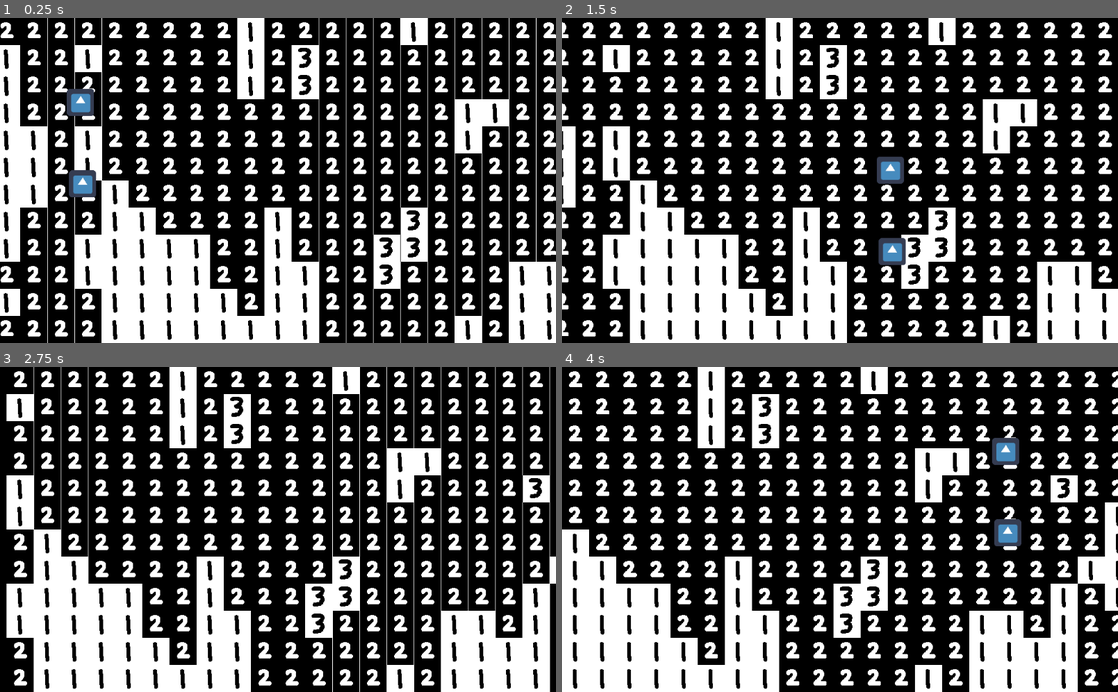
Above: before the commit, frames 1-4 (two rows, left to right).
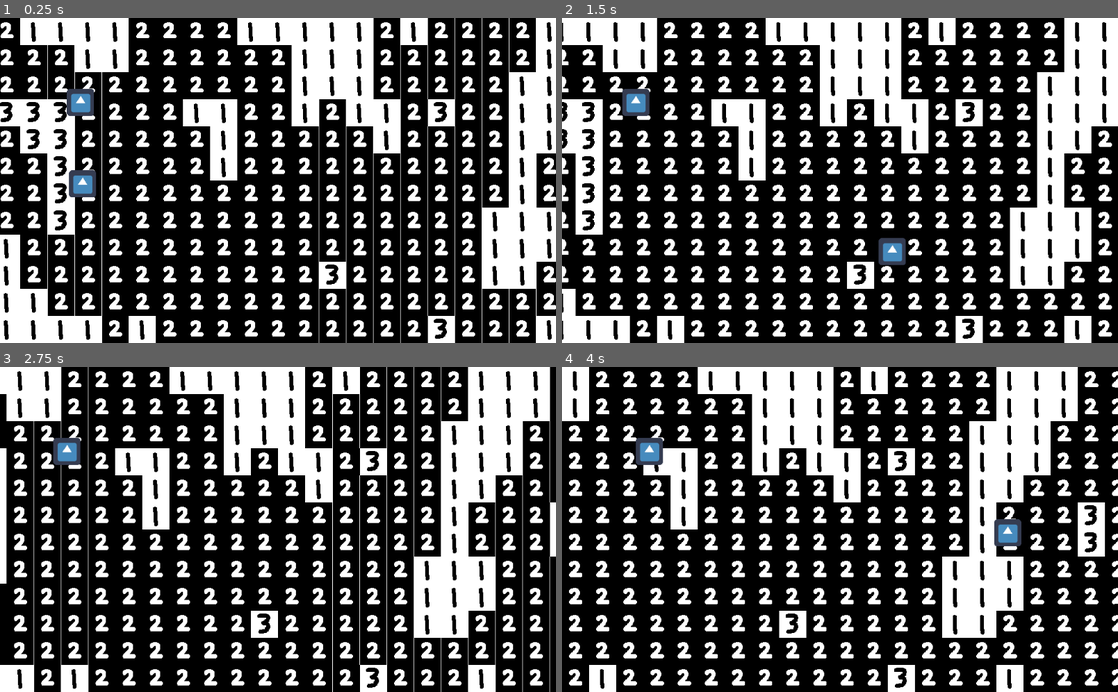
Above: after the commit, the same moments.

Repository: rchin157/gamejamNov2020
Game: Godot game, scene res://Level/Level.tscn
Two runs of this game, one before a commit and one after it. Both use one fixed random seed, a clock stepped at 60 frames per second and the inputs below. The project has no main scene, so this scene is started directly. The engine's default icon, where the game draws it, is replaced by a stand-in: a white triangle on a blue panel in a dark square.
Inputs:
- Up to frame 1 (0.25 s): no input
- Up to frame 2 (1.5 s): hold Right (ui_right) 0.53-1.28 s; hold Down (ui_down) from 1.28 s (still down)
- Up to frame 3 (2.75 s): release Down (ui_down) at 2.03 s; hold Right (ui_right) from 2.03 s (still down)
- Up to frame 4 (4 s): release Right (ui_right) at 2.78 s; hold Up (ui_up) 2.78-3.53 s; hold Left (ui_left) from 3.53 s (still down)

The runs differ from the first frame. In frame 1, 38% of the frame differs, in the area x 0-100%, y 0-100%; in frame 2, 38%; in frame 3, 38%; in frame 4, 36%.
Error before the commit: Invalid set index 'local' (on base: 'null instance') with value of type 'bool'. (res://Scripts/Level.gd:29)

Commit message:
stuff

Diff:
--- a/Level/Level.tscn
+++ b/Level/Level.tscn
@@ -69,13 +69,13 @@
 tile_set = SubResource( 1 )
 format = 1
 
-[node name="Player" parent="TileMap" instance=ExtResource( 3 )]
-position = Vector2( 172.097, 166.537 )
-
-[node name="Player2" parent="TileMap" instance=ExtResource( 3 )]
-position = Vector2( 176.854, 359.189 )
-
 [node name="Camera2D" type="Camera2D" parent="."]
 anchor_mode = 0
 current = true
 zoom = Vector2( 1.28, 1.28 )
+
+[node name="Player" parent="." instance=ExtResource( 3 )]
+position = Vector2( 172.097, 166.537 )
+
+[node name="Player2" parent="." instance=ExtResource( 3 )]
+position = Vector2( 176.854, 359.189 )
--- a/Scripts/Level.gd
+++ b/Scripts/Level.gd
@@ -63,7 +63,7 @@
 func initNoise():
 	var randgen = RandomNumberGenerator.new()
 	randgen.randomize()
-	noise.seed = randgen.randi()
+	noise.seed = 0
 	noise.lacunarity = 2.0
 	noise.octaves = 3
 	noise.period = 13.0
